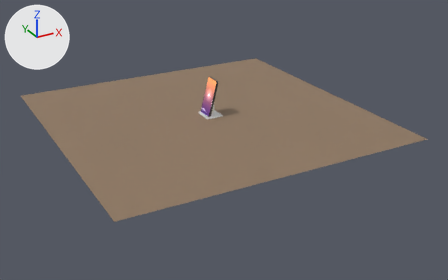
What one commit did to the Blender file scene/초파리_릴스.blend.
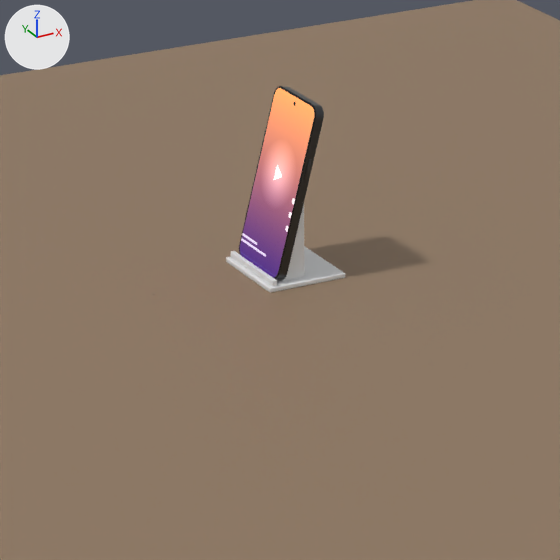
There are two pictures of each version: one whole from a 50 mm camera at (-1056.0, -2067.0, 910.0) aimed at (30.0, -92.0, -78.0), one close up on the part from 34% to 60% of the width and 21% to 62% of the height. Lighting does not change. The marker at upper left points along +X, +Y and +Z. The last two pictures show the newer version.

In view in the first close-up: '거치대', '책상', '폰_몸체', '폰_화면' and 2 more.
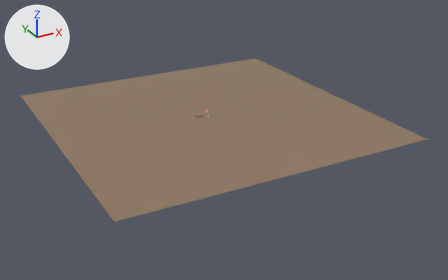
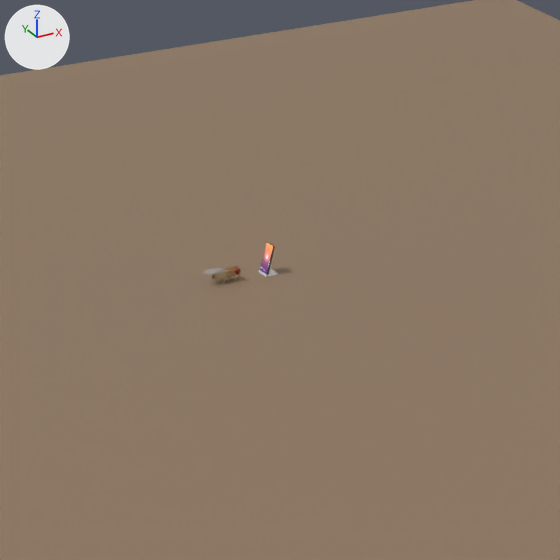
Commit message: 장면 크기 조정 — 초파리 ×10, 폰 높이 = 초파리 몸길이(1:1)

ob_스마트폰 is not drawn itself; it is the parent of ob_폰_몸체, ob_폰_앞유리, ob_폰_화면, ob_폰_앞카메라, ob_폰_뒷카메라, ob_폰_버튼.

Edits to the bpy script that builds the scene:
```text
Change ob_초파리:
    ob_초파리.scale: (1.0, 1.0, 1.0) -> (10.0, 10.0, 10.0)
Change ob_스마트폰:
    add ob_스마트폰.parent = ob_폰_세트
Change ob_거치대:
    add ob_거치대.parent = ob_폰_세트
Add ob_폰_세트:
    ob_폰_세트 = bpy.data.objects.new('폰_세트', None)
    ob_폰_세트.location = (0.0, 0.0, 0.0)
    ob_폰_세트.scale = (0.169, 0.169, 0.169)
```

Where the change shows, as pixel boxes (x1, y1, x2, y2) in the close-ups (560 x 560 px):
'폰_화면', moved
    before: (240, 88, 314, 278)
    after: (261, 243, 273, 274)
'거치대', moved
    before: (226, 204, 345, 293)
    after: (258, 265, 278, 277)
'폰_몸체', moved
    before: (276, 86, 324, 280)
    after: (267, 242, 275, 275)
'폰_앞유리', moved
    before: (239, 86, 316, 279)
    after: (260, 242, 273, 275)
'초파리', rescaled (not visible before)
    after: (203, 266, 248, 286)
'폰_버튼', moved (not visible afterwards)
    before: (304, 159, 311, 181)
